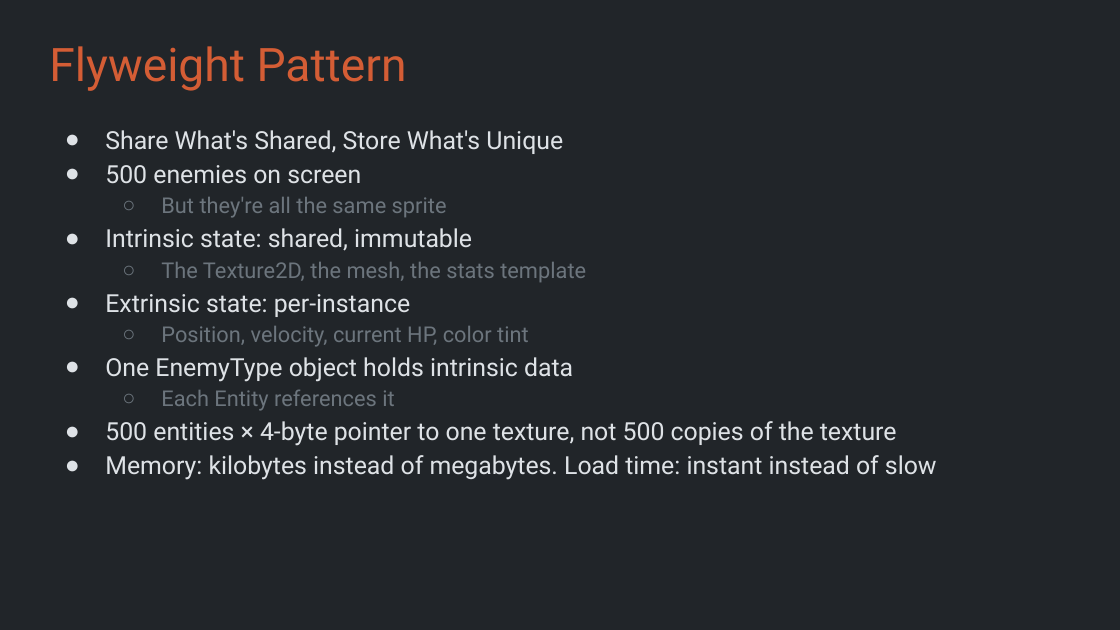
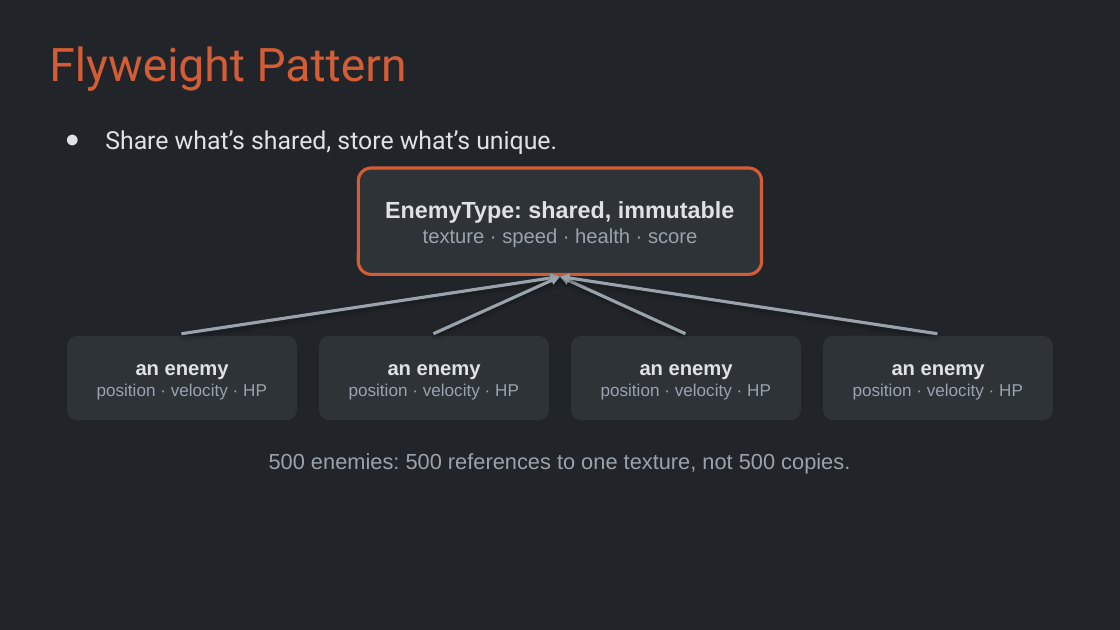
Before and after one commit to Metamate/gar, a slide deck: slide 19 of slides/11 Geometry Wars.pptx. Drawn at 1120x630 pixels with LibreOffice and Linux fonts; fonts in the diff are those of the drawing. Boxes give left, top, right and bottom in pixels: in the first picture for what was removed or moved away, otherwise in the second. Text is boxed around its words. In the diff, an @@ line names an element or a change of style, - is before the commit and + after.

```diff
--- a/slides/11 Geometry Wars.pptx
+++ b/slides/11 Geometry Wars.pptx
@@ text at [105, 130, 557, 154]: text changed @@
-● Share What's Shared, Store What's Unique
-● 500 enemies on screen
-  ○ But they're all the same sprite
-● Intrinsic state: shared, immutable
-  ○ The Texture2D, the mesh, the stats template
-● Extrinsic state: per-instance
-  ○ Position, velocity, current HP, color tint
-● One EnemyType object holds intrinsic data
-  ○ Each Entity references it
-● 500 entities × 4-byte pointer to one texture, not 500 copies of the texture
-● Memory: kilobytes instead of megabytes. Load time: instant instead of slow
+● Share what’s shared, store what’s unique.
@@ rounded rectangle added at [358, 168, 762, 274], fill #2E3338, outline #D45D35 2 pt, 15 pt, text #DEE2E6, bold @@
+EnemyType: shared, immutable
+texture · speed · health · score
@@ arrow added from (181, 334) to (560, 277), #9AA3AB 2 pt @@
@@ arrow added from (433, 334) to (560, 277), #9AA3AB 2 pt @@
@@ arrow added from (685, 334) to (560, 277), #9AA3AB 2 pt @@
@@ arrow added from (937, 334) to (560, 277), #9AA3AB 2 pt @@
@@ rounded rectangle added at [67, 336, 297, 420], fill #2E3338, 11 pt, text #9AA3AB @@
+an enemy
+position · velocity · HP
@@ rounded rectangle added at [319, 336, 549, 420], fill #2E3338, 11 pt, text #9AA3AB @@
+an enemy
+position · velocity · HP
@@ rounded rectangle added at [571, 336, 801, 420], fill #2E3338, 11 pt, text #9AA3AB @@
+an enemy
+position · velocity · HP
@@ rounded rectangle added at [823, 336, 1053, 420], fill #2E3338, 11 pt, text #9AA3AB @@
+an enemy
+position · velocity · HP
@@ text added at [269, 453, 850, 474], 14 pt, text #9AA3AB @@
+500 enemies: 500 references to one texture, not 500 copies.
```
Also in this commit, not shown: 11 other slides changed, 1 slide added.
